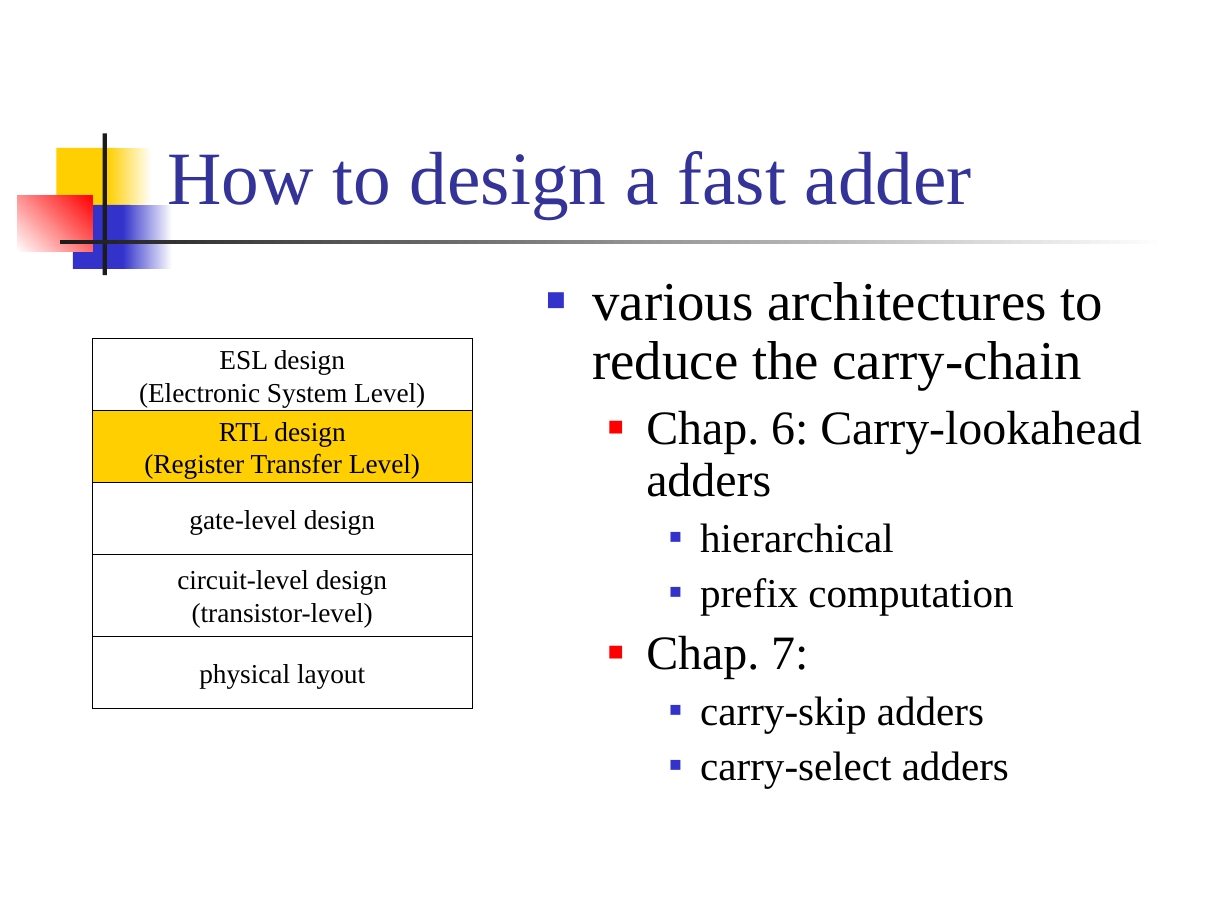
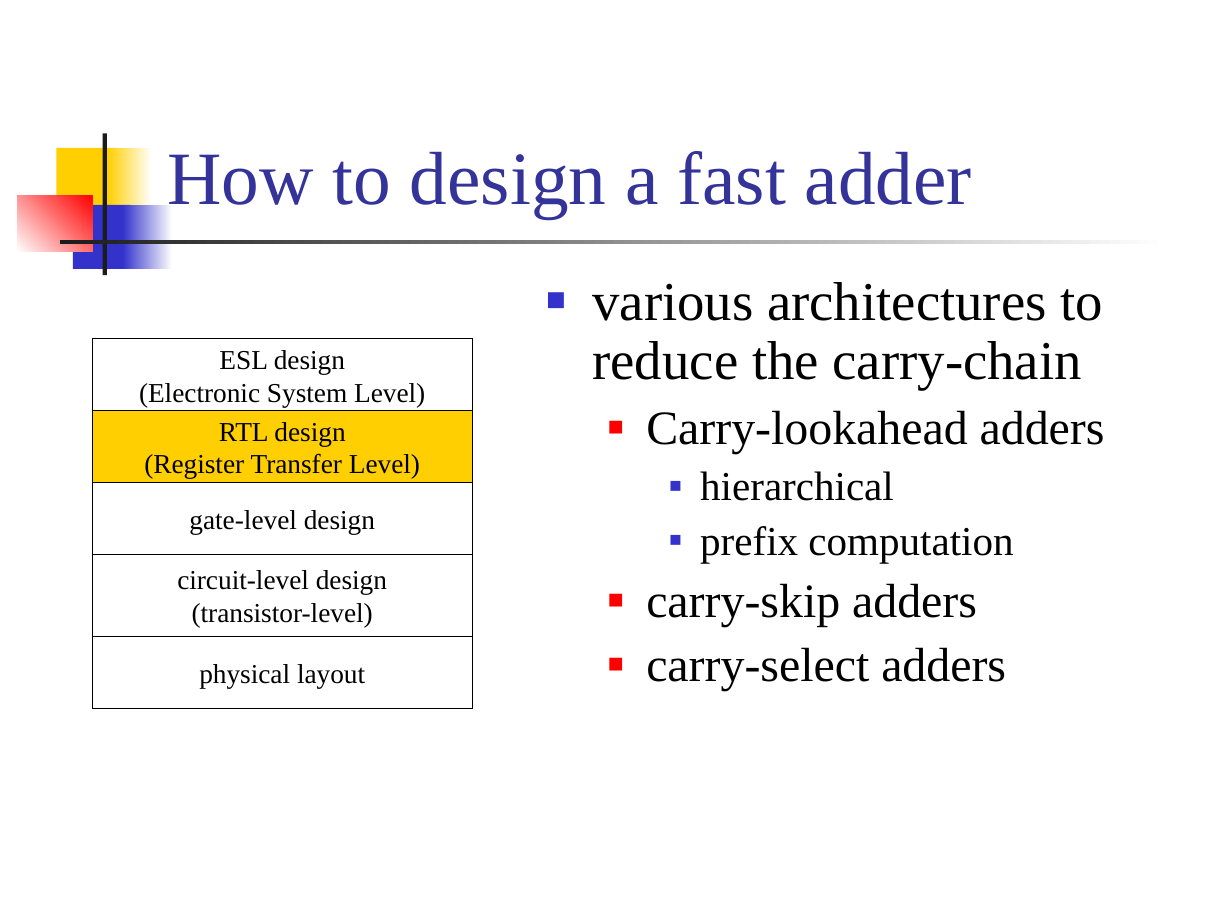
Before and after one commit to CGUSystemCourses/CompArith-2016, a slide deck: slide 9 of Lectures/lec05-adder_fast/lec05a-basic_CLA.ppt. Drawn at 1232x924 pixels with LibreOffice and Linux fonts; fonts in the diff are those of the drawing. Boxes give left, top, right and bottom in pixels: in the first picture for what was removed or moved away, otherwise in the second. Text is boxed around its words. In the diff, an @@ line names an element or a change of style, - is before the commit and + after.

Commit message:
review before class

```diff
--- a/Lectures/lec05-adder_fast/lec05a-basic_CLA.ppt
+++ b/Lectures/lec05-adder_fast/lec05a-basic_CLA.ppt
@@ text at (x1=646, y1=410, x2=1105, y2=454): text changed @@
-  ■ Chap. 6: Carry-lookahead adders
+  ■ Carry-lookahead adders
@@ text at (x1=646, y1=583, x2=1006, y2=691): size 24 to 28 pt in "carry-skip adders", "carry-select adders"; list level 3 to 2 in "carry-skip adders"; bullet colour #3333CC to #FF0000; list level 3 to 2 in "carry-select adders" @@
@@ text at (x1=646, y1=635, x2=808, y2=679): paragraph removed @@
-  ■ Chap. 7:
```
